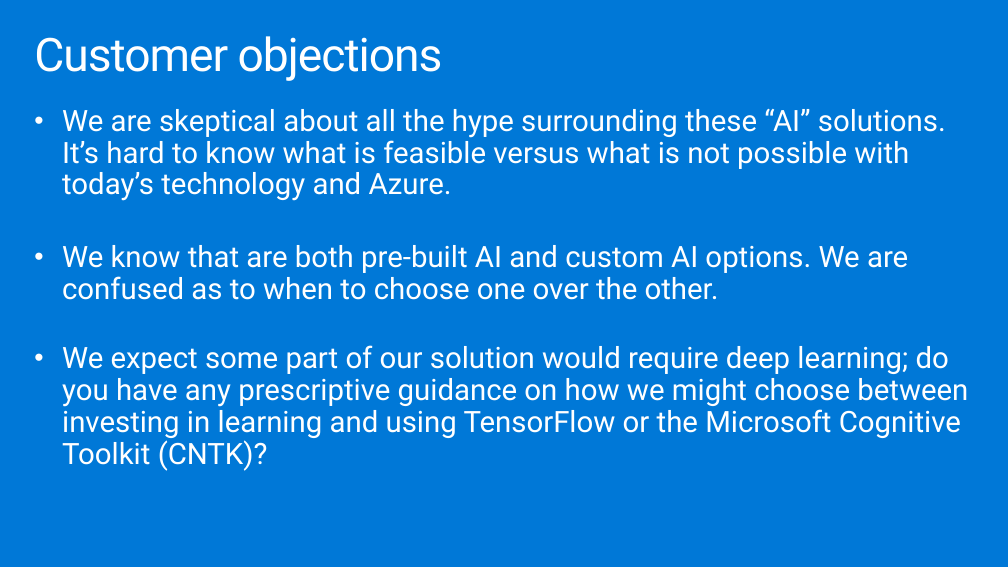
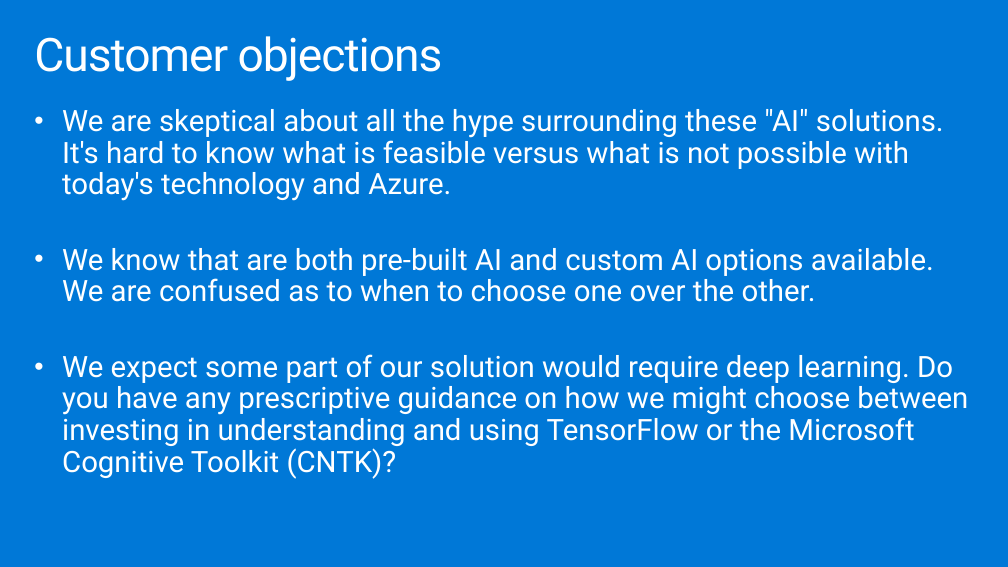
Before and after one commit to microsoft/MCW-Analyzing-text-with-Azure-Machine-Learning-and-Cognitive-Services, a slide deck: slide 7 of Whiteboard design session/WDS trainer presentation - Cognitive Services and deep learning.pptx. Drawn at 1008x567 pixels with LibreOffice and Linux fonts; fonts in the diff are those of the drawing. Boxes give left, top, right and bottom in pixels: in the first picture for what was removed or moved away, otherwise in the second. Text is boxed around its words. In the diff, an @@ line names an element or a change of style, - is before the commit and + after.

```diff
--- a/Whiteboard design session/WDS trainer presentation - Cognitive Services and deep learning.pptx
+++ b/Whiteboard design session/WDS trainer presentation - Cognitive Services and deep learning.pptx
@@ text at (x1=62, y1=109, x2=968, y2=479): text changed @@
-• We are skeptical about all the hype surrounding these “AI” solutions. It’s hard to know what is feasible versus what is not possible with today’s technology and Azure.
-• We know that are both pre-built AI and custom AI options. We are confused as to when to choose one over the other.
-• We expect some part of our solution would require deep learning; do you have any prescriptive guidance on how we might choose between investing in learning and using TensorFlow or the Microsoft Cognitive Toolkit (CNTK)?
+• We are skeptical about all the hype surrounding these "AI" solutions. It's hard to know what is feasible versus what is not possible with today's technology and Azure.
+• We know that are both pre-built AI and custom AI options available. We are confused as to when to choose one over the other.
+• We expect some part of our solution would require deep learning. Do you have any prescriptive guidance on how we might choose between investing in understanding and using TensorFlow or the Microsoft Cognitive Toolkit (CNTK)?
```
Also in this commit, not shown: 14 other slides changed, 2 other files.
